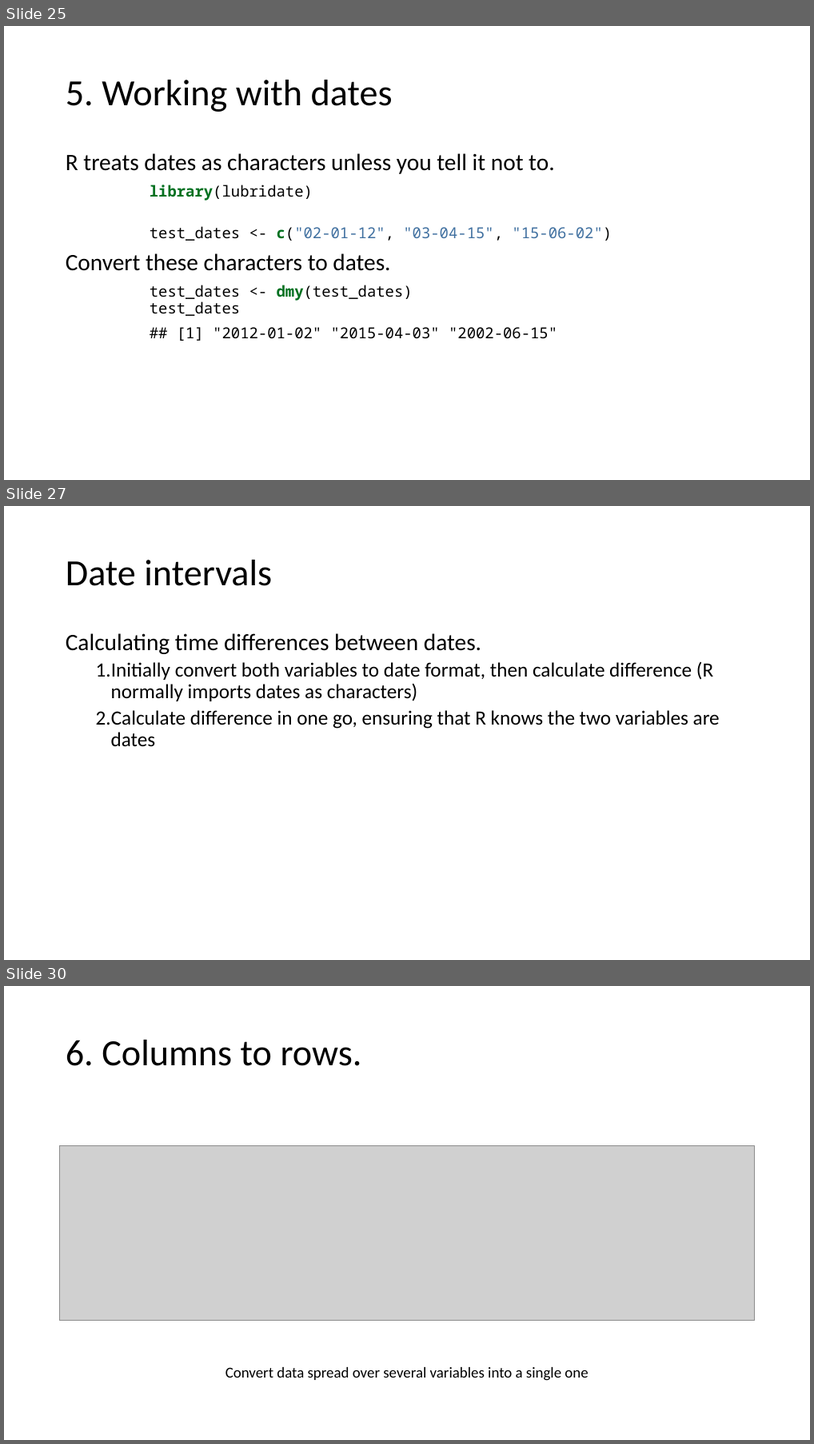
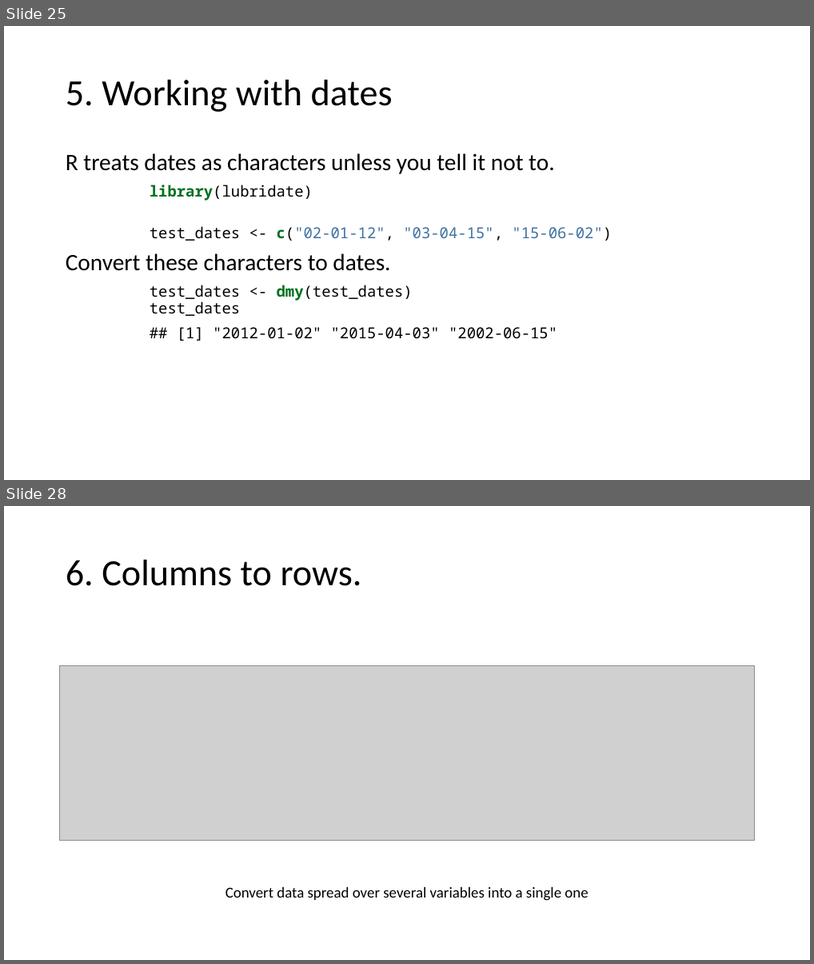
Before and after one commit to uclh-criu/learning-datascience, a slide deck: Workshops/Workshop4.pptx. Shown one above the other, each under a label of ours: slides 25, 27 and 30 before the commit, slides 25 and 28 after it; the slides between them are not shown. The pictures are 814x1444 and 814x964 pixels, drawn with LibreOffice and Linux fonts; fonts in the diff are those of the drawing; grey boxes stand for pictures. Boxes give left, top, right and bottom in pixels: in the first picture for what was removed or moved away, otherwise in the second. Text is boxed around its words. In the diff, an @@ line names an element or a change of style, - is before the commit and + after.

```diff
--- a/Workshops/Workshop4.pptx
+++ b/Workshops/Workshop4.pptx
@@ slide 27 removed at [4,506,810,960], background #FFFFFF @@
@@ title removed at [66,560,272,586] @@
-Date intervals
@@ text removed at [66,633,720,746] @@
-Calculating time differences between dates.
-  1. Initially convert both variables to date format, then calculate difference (R normally imports dates as characters)
-  2. Calculate difference in one go, ensuring that R knows the two variables are dates
@@ what was slide 30 is now slide 28 @@
```
Also in this commit, not shown: 2 slides changed, 1 slide added, 2 other slides removed, 9 other files.
